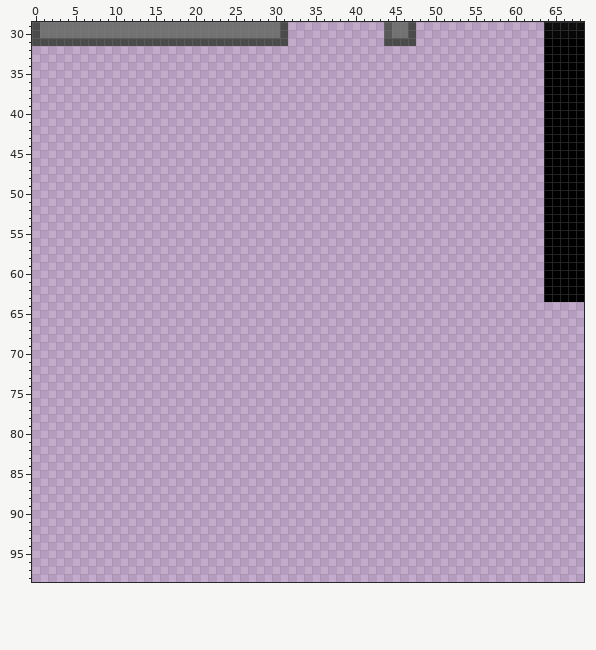
Two states of a pixel-art file, Moving Through Mediums/Assets/Dev/Marika/Environment Assets/environment_sprites.ase. The picture above is the old version.
320x320 pixels, 1 frame. Colours within 5 levels of each other are drawn and written as one. Shown: x 0..68, y 29..98.
Once edited:
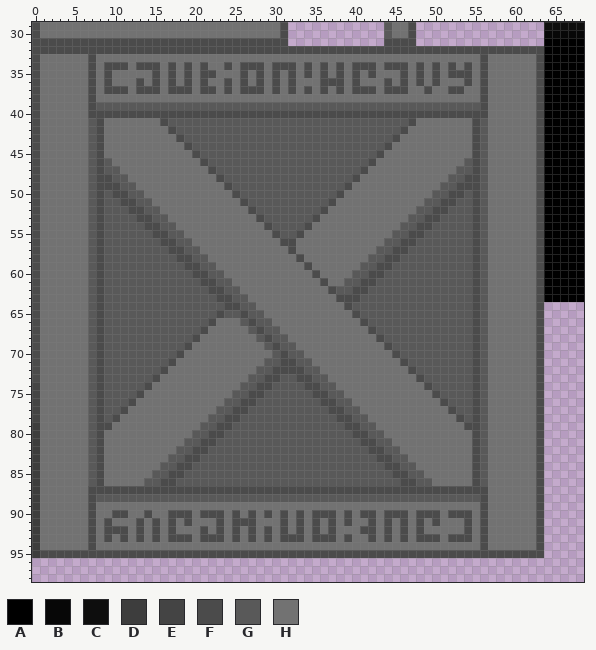
Palette (. is transparent): A #000000  B #070707  C #0e0e0e  D #3d3d3d  E #444444  F #4b4b4b  G #595959  H #727272
Edits made:
Changed rows in their new state; - is an unchanged pixel.
Layers "shadow", "Layer 1":
first column x 0:
32 FFFFFFFFFFFFFFFFFFFFFFFFFFFFFFFFFFFFFFFFFFFFFFFFFFFFFFFFFFFFFFFF
33 FHHHHHHFHHHHHHHHHHHHHHHHHHHHHHHHHHHHHHHHHHHHHHHHHHHHHHHHFHHHHHHF
34 FHHHHHHFHFFFHFFFHFHFHFHHFHFFFHFFFHFHFHFHFFFHFFFHFHFHFHFHFHHHHHHF
35 FHHHHHHFHFHHHHHFHFHFHFFHHHFHFHFHFHFHFHFHFHFHHHFHFHFHFFFHFHHHHHHF
36 FHHHHHHFHFHHHFHFHFHFHFHHFHFHFHFHFHHHFFFHFHHHFHFHFHFHHHFHFHHHHHHF
37 FHHHHHHFHFFFHFFFHFFFHFFHFHFFFHFHFHFHFHFHFFFHFFFHHFHHFFHHFHHHHHHF
38 FHHHHHHFHHHHHHHHHHHHHHHHHHHHHHHHHHHHHHHHHHHHHHHHHHHHHHHHFHHHHHHF
39 FHHHHHHFGGGGGGGGGGGGGGGGGGGGGGGGGGGGGGGGGGGGGGGGGGGGGGGGFHHHHHHF
40 FHHHHHHFFFFFFFFFFFFFFFFFFFFFFFFFFFFFFFFFFFFFFFFFFFFFFFFFFHHHHHHF
41 FHHHHHHGFHHHHHHHFGGGGGGGGGGGGGGGGGGGGGGGGGGGGGGFHHHHHHHFGHHHHHHF
42 FHHHHHHGFHHHHHHHHFGGGGGGGGGGGGGGGGGGGGGGGGGGGGFHHHHHHHHFGHHHHHHF
43 FHHHHHHGFHHHHHHHHHFGGGGGGGGGGGGGGGGGGGGGGGGGGFHHHHHHHHHFGHHHHHHF
44 FHHHHHHGFHHHHHHHHHHFGGGGGGGGGGGGGGGGGGGGGGGGFHHHHHHHHHHFGHHHHHHF
45 FHHHHHHGFHHHHHHHHHHHFGGGGGGGGGGGGGGGGGGGGGGFHHHHHHHHHHHFGHHHHHHF
46 FHHHHHHGFGHHHHHHHHHHHFGGGGGGGGGGGGGGGGGGGGFHHHHHHHHHHHGFGHHHHHHF
47 FHHHHHHGFGGHHHHHHHHHHHFGGGGGGGGGGGGGGGGGGFHHHHHHHHHHHGGFGHHHHHHF
48 FHHHHHHGFFGGHHHHHHHHHHHFGGGGGGGGGGGGGGGGFHHHHHHHHHHHGGFFGHHHHHHF
49 FHHHHHHGFFFGGHHHHHHHHHHHFGGGGGGGGGGGGGGFHHHHHHHHHHHGGFFFGHHHHHHF
50 FHHHHHHGFGFFGGHHHHHHHHHHHFGGGGGGGGGGGGFHHHHHHHHHHHGGFFGFGHHHHHHF
51 FHHHHHHGFGGFFGGHHHHHHHHHHHFGGGGGGGGGGFHHHHHHHHHHHGGFFGGFGHHHHHHF
52 FHHHHHHGFGGGFFGGHHHHHHHHHHHFGGGGGGGGFHHHHHHHHHHHGGFFGGGFGHHHHHHF
53 FHHHHHHGFGGGGFFGGHHHHHHHHHHHFGGGGGGFHHHHHHHHHHHGGFFGGGGFGHHHHHHF
54 FHHHHHHGFGGGGGFFGGHHHHHHHHHHHFGGGGFHHHHHHHHHHHGGFFGGGGGFGHHHHHHF
55 FHHHHHHGFGGGGGGFFGGHHHHHHHHHHHFGGFHHHHHHHHHHHGGFFGGGGGGFGHHHHHHF
56 FHHHHHHGFGGGGGGGFFGGHHHHHHHHHHHFFHHHHHHHHHHHGGFFGGGGGGGFGHHHHHHF
57 FHHHHHHGFGGGGGGGGFFGGHHHHHHHHHHHFHHHHHHHHHHGGFFGGGGGGGGFGHHHHHHF
58 FHHHHHHGFGGGGGGGGGFFGGHHHHHHHHHHHFHHHHHHHHGGFFGGGGGGGGGFGHHHHHHF
59 FHHHHHHGFGGGGGGGGGGFFGGHHHHHHHHHHHFHHHHHHGGFFGGGGGGGGGGFGHHHHHHF
60 FHHHHHHGFGGGGGGGGGGGFFGGHHHHHHHHHHHFHHHHGGFFGGGGGGGGGGGFGHHHHHHF
61 FHHHHHHGFGGGGGGGGGGGGFFGGHHHHHHHHHHHFHHGGFFGGGGGGGGGGGGFGHHHHHHF
62 FHHHHHHGFGGGGGGGGGGGGGFFGGHHHHHHHHHHHFGGFFGGGGGGGGGGGGGFGHHHHHHF
63 FHHHHHHGFGGGGGGGGGGGGGGFFGGHHHHHHHHHHHFFFGGGGGGGGGGGGGGFGHHHHHHF
64 FHHHHHHGFGGGGGGGGGGGGGGGFFGGHHHHHHHHHHHFGGGGGGGGGGGGGGGFGHHHHHHF
65 FHHHHHHGFGGGGGGGGGGGGGGFGGFGGHHHHHHHHHHHFGGGGGGGGGGGGGGFGHHHHHHF
66 FHHHHHHGFGGGGGGGGGGGGGFHHHGFGGHHHHHHHHHHHFGGGGGGGGGGGGGFGHHHHHHF
67 FHHHHHHGFGGGGGGGGGGGGFHHHHHGFGGHHHHHHHHHHHFGGGGGGGGGGGGFGHHHHHHF
68 FHHHHHHGFGGGGGGGGGGGFHHHHHHHGFGGHHHHHHHHHHHFGGGGGGGGGGGFGHHHHHHF
69 FHHHHHHGFGGGGGGGGGGFHHHHHHHHHGFGGHHHHHHHHHHHFGGGGGGGGGGFGHHHHHHF
70 FHHHHHHGFGGGGGGGGGFHHHHHHHHHHHGFGGHHHHHHHHHHHFGGGGGGGGGFGHHHHHHF
71 FHHHHHHGFGGGGGGGGFHHHHHHHHHHHGGFFGGHHHHHHHHHHHFGGGGGGGGFGHHHHHHF
72 FHHHHHHGFGGGGGGGFHHHHHHHHHHHGGFFFFGGHHHHHHHHHHHFGGGGGGGFGHHHHHHF
73 FHHHHHHGFGGGGGGFHHHHHHHHHHHGGFFGGFFGGHHHHHHHHHHHFGGGGGGFGHHHHHHF
74 EHHHHHHGFGGGGGFHHHHHHHHHHHGGFFGGGGFFGGHHHHHHHHHHHFGGGGGFGHHHHHHF
75 EHHHHHHGFGGGGFHHHHHHHHHHHGGFFGGGGGGFFGGHHHHHHHHHHHFGGGGFGHHHHHHF
76 EHHHHHHGFGGGFHHHHHHHHHHHGGFFGGGGGGGGFFGGHHHHHHHHHHHFGGGFGHHHHHHF
77 EHHHHHHGFGGFHHHHHHHHHHHGGFFGGGGGGGGGGFFGGHHHHHHHHHHHFGGFGHHHHHHF
78 EHHHHHHGFGFHHHHHHHHHHHGGFFGGGGGGGGGGGGFFGGHHHHHHHHHHHFGFGHHHHHHF
79 DHHHHHHGFFHHHHHHHHHHHGGFFGGGGGGGGGGGGGGFFGGHHHHHHHHHHHFFGHHHHHHF
80 DHHHHHHGFHHHHHHHHHHHGGFFGGGGGGGGGGGGGGGGFFGGHHHHHHHHHHHFGHHHHHHF
81 DHHHHHHGFHHHHHHHHHHGGFFGGGGGGGGGGGGGGGGGGFFGGHHHHHHHHHHFGHHHHHHF
82 DHHHHHHGFHHHHHHHHHGGFFGGGGGGGGGGGGGGGGGGGGFFGGHHHHHHHHHFGHHHHHHF
83 DHHHHHHGFHHHHHHHHGGFFGGGGGGGGGGGGGGGGGGGGGGFFGGHHHHHHHHFGHHHHHHF
84 DHHHHHHGFHHHHHHHGGFFGGGGGGGGGGGGGGGGGGGGGGGGFFGGHHHHHHHFGHHHHHHF
85 DHHHHHHGFHHHHHHGGFFGGGGGGGGGGGGGGGGGGGGGGGGGGFFGGHHHHHHFGHHHHHHF
86 DHHHHHHGFHHHHHGGFFGGGGGGGGGGGGGGGGGGGGGGGGGGGGFFGGHHHHHFGHHHHHHF
87 DHHHHHHFFFFFFFFFFFFFFFFFFFFFFFFFFFFFFFFFFFFFFFFFFFFFFFFFFHHHHHHF
88 DHHHHHHFGGGGGGGGGGGGGGGGGGGGGGGGGGGGGGGGGGGGGGGGGGGGGGGGFHHHHHHF
89 DHHHHHHFHHHHHHHHHHHHHHHHHHHHHHHHHHHHHHHHHHHHHHHHHHHHHHHHFHHHHHHF
90 DHHHHHHFHHFFHHFHHFFFHFFFHFHFHFHFHFHFFFHFHFFHFFFHFFFHFFFHFHHHHHHF
91 DHHHHHHFHFHHHFHFHFHFHHHFHFFFHHHFHFHFHFHFHHFHFHFHFHFHHHFHFHHHHHHF
92 DHHHHHHFHFFFHFHFHFHHHFHFHFHFHFHFHFHFHFHHHFFHFHFHFHHHHHFHFHHHHHHF
93 DHHHHHHFHFHFHFHFHFFFHFFFHFHFHFHFFFHFFFHFHHFHFHFHFFFHFFFHFHHHHHHF
94 DHHHHHHFHHHHHHHHHHHHHHHHHHHHHHHHHHHHHHHHHHHHHHHHHHHHHHHHFHHHHHHF
95 DFFFFFFFFFFFFFFFFFFFFFFFFFFFFFFFFFFFFFFFFFFFFFFFFFFFFFFFFFFFFFFF
